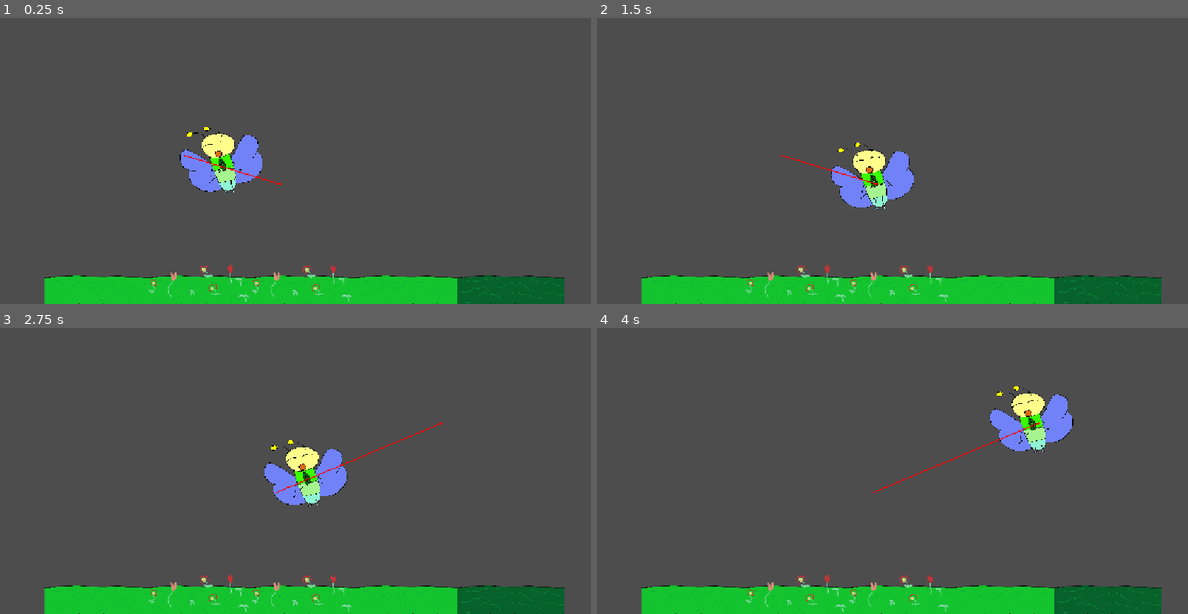
Above: before the commit, frames 1-4 (two rows, left to right).
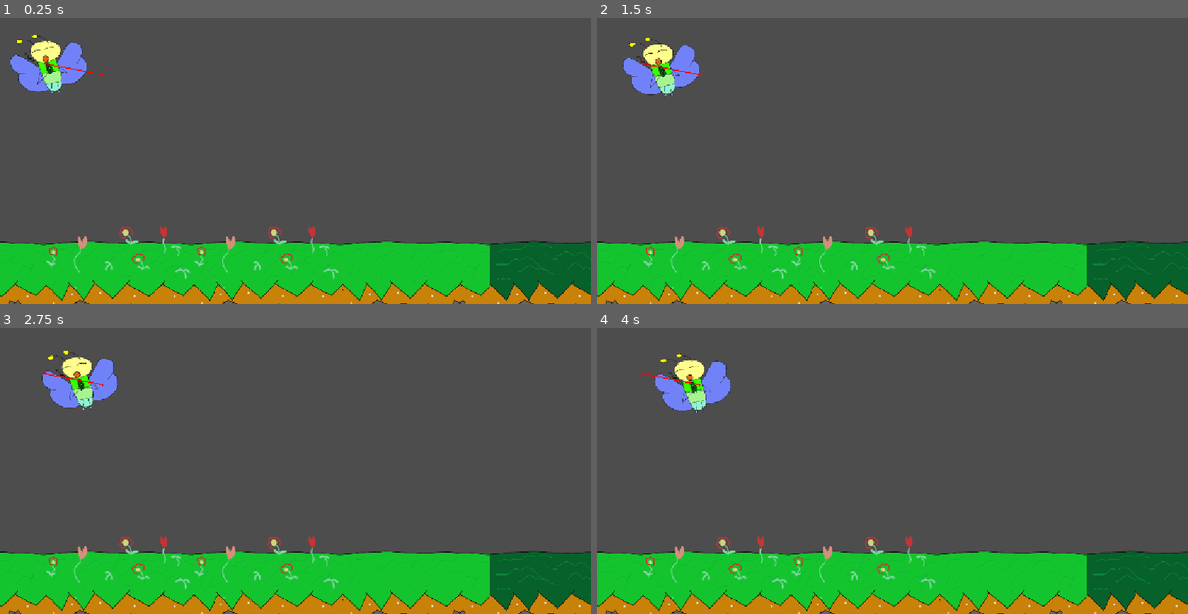
Above: after the commit, the same moments.

Repository: JRodLugo/KnightHacks2026
Game: Godot game, scene res://Enemies/test_level.tscn
Two runs of this game, one before a commit and one after it. Both use one fixed random seed, a clock stepped at 60 frames per second and the inputs below. This scene is started directly instead of the project's main scene. The engine's default icon, where the game draws it, is replaced by a stand-in: a white triangle on a blue panel in a dark square.
Inputs:
- Up to frame 1 (0.25 s): no input
- Up to frame 2 (1.5 s): hold D (right) 0.53-1.28 s; hold S (stop) 0.53-1.28 s; tap Space (jump) at 0.77 s; hold A (left) from 1.28 s (still down); tap S (stop) at 1.35 s
- Up to frame 3 (2.75 s): tap Space (jump) at 1.52 s; release A (left) at 2.03 s; hold D (right) from 2.03 s (still down); hold S (stop) from 2.03 s (still down)
- Up to frame 4 (4 s): release S (stop) at 2.78 s; tap S (stop) at 2.85 s; tap Space (jump) at 3.02, 3.77 s; release D (right) at 3.53 s; hold A (left) from 3.53 s (still down); hold S (stop) from 3.53 s (still down)

The runs differ from the first frame. In frame 1, 22% of the frame differs, in the area x 0-100%, y 5-100%; in frame 2, 22%; in frame 3, 22%; in frame 4, 22%, in the area x 0-100%, y 8-100%.

Commit message:
Progress on animating bloomfly

Diff:
--- a/knight-hacks-2026-project/Enemies/enemy_pace.gd
+++ b/knight-hacks-2026-project/Enemies/BloomFly/enemy_pace.gd
@@ -12,6 +12,7 @@
 
 # Assume the enemy's first "position" is its starting global position.
 @export var enemy_positions : Array[Vector2];
+@export var anim_player : AnimationPlayer;
 
 ## Unique Index number of this enemy type.
 var enemy_type : int;
@@ -24,11 +25,12 @@
 ## Where in the position array is the enemy moving to?
 var position_index : int = 0;
 
-@onready var wait_time : Timer = $WaitTime;
+@export var wait_time : Timer;
 
 
 
 func _ready() -> void:
+	print(global_position)
 	# Initializing
 	self.enemy_type = ENEMY_INDEX.Pace;
 	self.wait_time.one_shot = true;
@@ -62,7 +64,9 @@
 		next_pos = next_pos.normalized();
 		# commit to movement
 		# * 5 to make movespeed numbers nicer
-		velocity = next_pos * (move_speed*5);
+		print(next_pos)
+		print("V: " + str(velocity))
+		velocity = next_pos * (move_speed);
 		move_and_slide();
 	else:
 		is_moving = false;
@@ -92,9 +96,9 @@
 
 # When reaching the target
 func _on_navigation_agent_2d_target_reached() -> void:
-	#print("Finished");
+	print("Finished");
 	wait_time.start(cooldown_time);
 
 func _on_wait_time_timeout() -> void:
-	#print("Start moving");
+	print("Start moving");
 	position_index = next_goal(position_index);
--- /dev/null
+++ b/knight-hacks-2026-project/Enemies/BloomFly/enemy_pace.tscn
@@ -0,0 +1,122 @@
+[gd_scene format=3 uid="uid://biylp83fubcv0"]
+
+[ext_resource type="Script" uid="uid://6snmv56vkqxa" path="res://Enemies/BloomFly/enemy_pace.gd" id="1_ckxdx"]
+[ext_resource type="Texture2D" uid="uid://dleyg20kwsxqh" path="res://Enemies/BloomFly/BloomFly_sprSheet.png" id="2_tu0sn"]
+
+[sub_resource type="CircleShape2D" id="CircleShape2D_ff2q2"]
+radius = 24.5
+
+[sub_resource type="Animation" id="Animation_ptqja"]
+length = 0.001
+tracks/0/type = "value"
+tracks/0/imported = false
+tracks/0/enabled = true
+tracks/0/path = NodePath("Sprite2D:frame")
+tracks/0/interp = 1
+tracks/0/loop_wrap = true
+tracks/0/keys = {
+"times": PackedFloat32Array(0),
+"transitions": PackedFloat32Array(1),
+"update": 1,
+"values": [0]
+}
+tracks/1/type = "value"
+tracks/1/imported = false
+tracks/1/enabled = true
+tracks/1/path = NodePath(".:position:y")
+tracks/1/interp = 1
+tracks/1/loop_wrap = true
+tracks/1/keys = {
+"times": PackedFloat32Array(0),
+"transitions": PackedFloat32Array(1),
+"update": 1,
+"values": [0.0]
+}
+
+[sub_resource type="AnimationLibrary" id="AnimationLibrary_hurxv"]
+_data = {
+&"RESET": SubResource("Animation_ptqja")
+}
+
+[sub_resource type="Animation" id="Animation_oai35"]
+length = 0.53333336
+loop_mode = 1
+tracks/0/type = "value"
+tracks/0/imported = false
+tracks/0/enabled = true
+tracks/0/path = NodePath("Sprite2D:frame")
+tracks/0/interp = 1
+tracks/0/loop_wrap = true
+tracks/0/keys = {
+"times": PackedFloat32Array(0, 0.13333334, 0.26666668, 0.4),
+"transitions": PackedFloat32Array(1, 1, 1, 1),
+"update": 1,
+"values": [0, 1, 2, 3]
+}
+tracks/1/type = "value"
+tracks/1/imported = false
+tracks/1/enabled = true
+tracks/1/path = NodePath(".:position:y")
+tracks/1/interp = 1
+tracks/1/loop_wrap = true
+tracks/1/keys = {
+"times": PackedFloat32Array(0, 0.26666668, 0.53333336),
+"transitions": PackedFloat32Array(1, 1, 1),
+"update": 1,
+"values": [0.0, -5.0, 0.0]
+}
+
+[sub_resource type="Animation" id="Animation_7c2hc"]
+length = 0.53333336
+loop_mode = 1
+tracks/0/type = "value"
+tracks/0/imported = false
+tracks/0/enabled = true
+tracks/0/path = NodePath("Sprite2D:frame")
+tracks/0/interp = 1
+tracks/0/loop_wrap = true
+tracks/0/keys = {
+"times": PackedFloat32Array(0, 0.13333334, 0.26666668, 0.4),
+"transitions": PackedFloat32Array(1, 1, 1, 1),
+"update": 1,
+"values": [4, 5, 6, 7]
+}
+
+[sub_resource type="AnimationLibrary" id="AnimationLibrary_p6rp5"]
+_data = {
+&"idle": SubResource("Animation_oai35"),
+&"moving": SubResource("Animation_7c2hc")
+}
+
+[node name="EnemyPace" type="CharacterBody2D" unique_id=2133997665 node_paths=PackedStringArray("anim_player", "wait_time", "sprite", "col_shape", "nav_agent")]
+motion_mode = 1
+script = ExtResource("1_ckxdx")
+enemy_positions = Array[Vector2]([Vector2(200, 200), Vector2(500, 100)])
+anim_player = NodePath("AnimationPlayer")
+wait_time = NodePath("WaitTime")
+sprite = NodePath("Sprite2D")
+col_shape = NodePath("CollisionShape2D")
+nav_agent = NodePath("NavigationAgent2D")
+
+[node name="Sprite2D" type="Sprite2D" parent="." unique_id=698039048]
+scale = Vector2(0.745, 0.745)
+texture = ExtResource("2_tu0sn")
+hframes = 8
+
+[node name="CollisionShape2D" type="CollisionShape2D" parent="." unique_id=2131564933]
+position = Vector2(0, 13.45)
+shape = SubResource("CircleShape2D_ff2q2")
+disabled = true
+
+[node name="NavigationAgent2D" type="NavigationAgent2D" parent="." unique_id=357288714]
+debug_enabled = true
+
+[node name="WaitTime" type="Timer" parent="." unique_id=1674102019]
+one_shot = true
+
+[node name="AnimationPlayer" type="AnimationPlayer" parent="." unique_id=1209716908]
+libraries/ = SubResource("AnimationLibrary_hurxv")
+libraries/bloomfly = SubResource("AnimationLibrary_p6rp5")
+
+[connection signal="target_reached" from="NavigationAgent2D" to="." method="_on_navigation_agent_2d_target_reached"]
+[connection signal="timeout" from="WaitTime" to="." method="_on_wait_time_timeout"]
--- a/knight-hacks-2026-project/Enemies/enemy_pace.tscn
+++ /dev/null
@@ -1,32 +0,0 @@
-[gd_scene format=3 uid="uid://biylp83fubcv0"]
-
-[ext_resource type="Script" uid="uid://6snmv56vkqxa" path="res://Enemies/enemy_pace.gd" id="1_xfssv"]
-[ext_resource type="Texture2D" uid="uid://3jdvqifrhihg" path="res://Enemies/BloomFly.png" id="3_ymmxf"]
-
-[sub_resource type="CircleShape2D" id="CircleShape2D_ff2q2"]
-radius = 35.0
-
-[node name="EnemyPace" type="CharacterBody2D" unique_id=2133997665 node_paths=PackedStringArray("sprite", "col_shape", "nav_agent")]
-motion_mode = 1
-script = ExtResource("1_xfssv")
-enemy_positions = Array[Vector2]([Vector2(200, 200), Vector2(500, 100)])
-sprite = NodePath("Sprite2D")
-col_shape = NodePath("CollisionShape2D")
-nav_agent = NodePath("NavigationAgent2D")
-
-[node name="Sprite2D" type="Sprite2D" parent="." unique_id=698039048]
-scale = Vector2(0.34, 0.34)
-texture = ExtResource("3_ymmxf")
-
-[node name="CollisionShape2D" type="CollisionShape2D" parent="." unique_id=2131564933]
-shape = SubResource("CircleShape2D_ff2q2")
-
-[node name="NavigationAgent2D" type="NavigationAgent2D" parent="." unique_id=357288714]
-target_desired_distance = 30.0
-debug_enabled = true
-
-[node name="WaitTime" type="Timer" parent="." unique_id=1674102019]
-one_shot = true
-
-[connection signal="target_reached" from="NavigationAgent2D" to="." method="_on_navigation_agent_2d_target_reached"]
-[connection signal="timeout" from="WaitTime" to="." method="_on_wait_time_timeout"]
--- a/knight-hacks-2026-project/Enemies/test_level.tscn
+++ b/knight-hacks-2026-project/Enemies/test_level.tscn
@@ -1,13 +1,13 @@
 [gd_scene format=4 uid="uid://cib71abeubc1d"]
 
-[ext_resource type="PackedScene" uid="uid://biylp83fubcv0" path="res://Enemies/enemy_pace.tscn" id="1_yphe8"]
 [ext_resource type="Texture2D" uid="uid://u6ac5ivo026d" path="res://icon.svg" id="2_ss3ks"]
 [ext_resource type="Texture2D" uid="uid://b8wm6qn4a8uxu" path="res://Rough_TileMap.png" id="3_kikuh"]
+[ext_resource type="PackedScene" uid="uid://biylp83fubcv0" path="res://Enemies/BloomFly/enemy_pace.tscn" id="3_ss3ks"]
 
 [sub_resource type="NavigationPolygon" id="NavigationPolygon_ufb2d"]
-vertices = PackedVector2Array(911.9219, 183.13281, -50.929688, 195.85938, -49.070313, -80, 910.0703, -80)
+vertices = PackedVector2Array(1275.4922, 188.28906, -292.8672, 214.79688, -241.96094, -271.17188, 984.40625, -295.8828)
 polygons = Array[PackedInt32Array]([PackedInt32Array(0, 1, 2, 3)])
-outlines = Array[PackedVector2Array]([PackedVector2Array(-59, -90, -61, 206, 922, 193, 920, -90)])
+outlines = Array[PackedVector2Array]([PackedVector2Array(-251, -281, -304, 225, 1293, 198, 990, -306)])
 
 [sub_resource type="TileSetAtlasSource" id="TileSetAtlasSource_ss3ks"]
 texture = ExtResource("3_kikuh")
@@ -43,13 +43,8 @@
 position = Vector2(145, 179)
 
 [node name="NavigationRegion2D" type="NavigationRegion2D" parent="." unique_id=245478171]
-position = Vector2(280, 650)
+position = Vector2(-95, -20)
 navigation_polygon = SubResource("NavigationPolygon_ufb2d")
-
-[node name="EnemyPace" parent="." unique_id=1382008709 instance=ExtResource("1_yphe8")]
-position = Vector2(385, 740)
-move_speed = 100.0
-enemy_positions = Array[Vector2]([Vector2(800, 1000), Vector2(1250, 800)])
 
 [node name="TileMapLayer2" type="TileMapLayer" parent="." unique_id=2135258954]
 visible = false
@@ -57,10 +52,16 @@
 tile_set = SubResource("TileSet_2ce4y")
 
 [node name="TileMapLayer" type="TileMapLayer" parent="." unique_id=889362838]
+position = Vector2(-339, -731)
 tile_map_data = PackedByteArray("AAABAAQAAgAAAAAAAAADAAQAAgABAAAAAAAEAAQAAgAAAAEAAAAAAAQAAgABAAAAAAACAAQAAgAAAAAAAAA=")
 tile_set = SubResource("TileSet_ufb2d")
 
 [node name="Camera2D" type="Camera2D" parent="." unique_id=1158522468]
-position = Vector2(696, 691.00006)
+position = Vector2(259.00003, 71)
 scale = Vector2(5.5886793, 1.2435814)
-zoom = Vector2(0.695, 0.695)
+enabled = false
+zoom = Vector2(1.085, 1.085)
+
+[node name="EnemyPace" parent="." unique_id=2133997665 instance=ExtResource("3_ss3ks")]
+position = Vector2(-56, 0)
+move_speed = 25.0
Renamed: knight-hacks-2026-project/Enemies/enemy_base.gd -> knight-hacks-2026-project/Enemies/Bases/enemy_base.gd
Renamed: knight-hacks-2026-project/Enemies/enemy_base.gd.uid -> knight-hacks-2026-project/Enemies/Bases/enemy_base.gd.uid
Renamed: knight-hacks-2026-project/Enemies/enemy_base.tscn -> knight-hacks-2026-project/Enemies/Bases/enemy_base.tscn
Binary file added: knight-hacks-2026-project/Enemies/BloomFly/BloomFly_sprSheet.png
Not shown, added: knight-hacks-2026-project/Enemies/BloomFly/BloomFly_sprSheet.png.import
Renamed: knight-hacks-2026-project/Enemies/enemy_pace.gd.uid -> knight-hacks-2026-project/Enemies/BloomFly/enemy_pace.gd.uid
